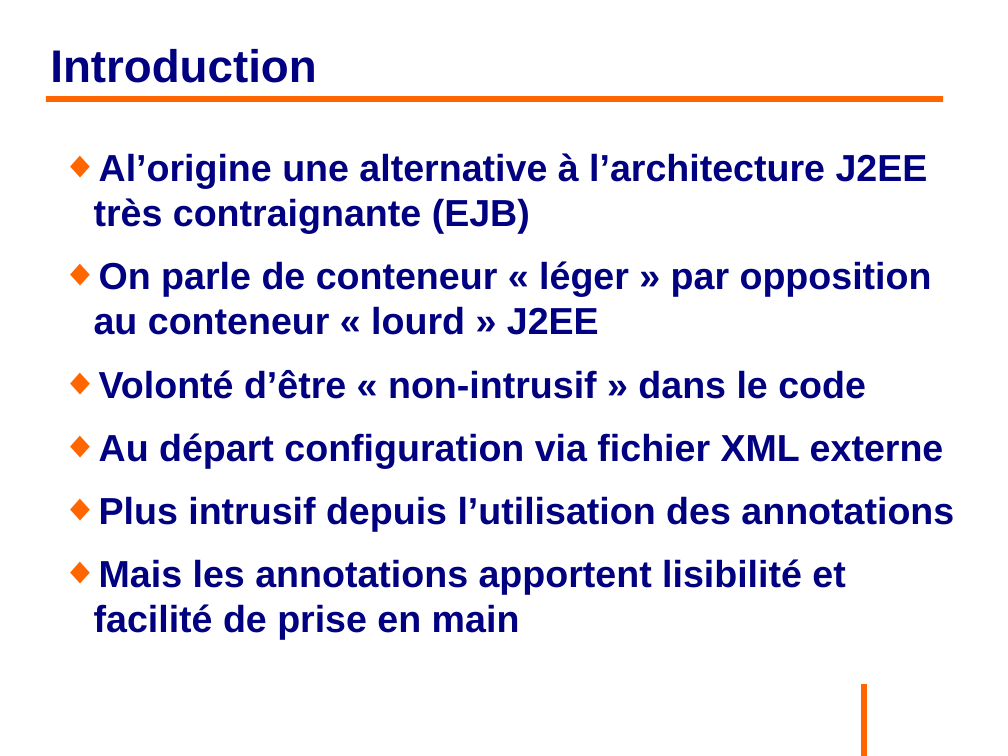
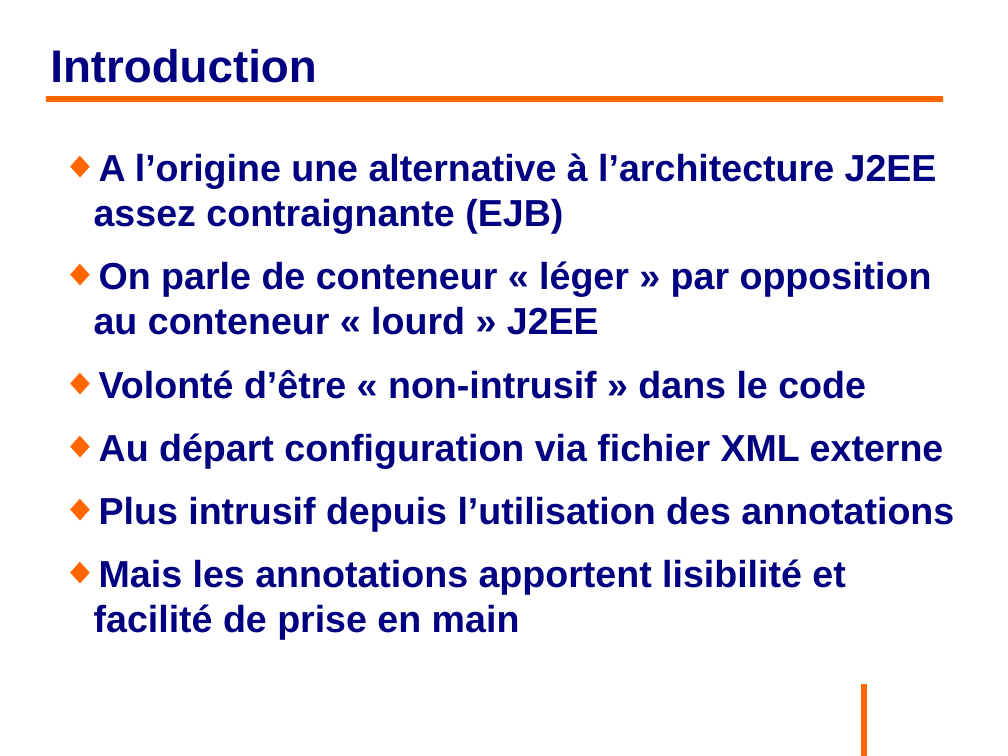
Before and after one commit to philphils/formation-spring, a slide deck: slide 5 of Documentation/diapo_formation_spring.odp. Drawn at 1008x756 pixels with LibreOffice and Linux fonts; fonts in the diff are those of the drawing; background and template pictures are left out. Boxes give left, top, right and bottom in pixels: in the first picture for what was removed or moved away, otherwise in the second. Text is boxed around its words. In the diff, an @@ line names an element or a change of style, - is before the commit and + after.

Commit message:
Relecture intro

```diff
--- a/Documentation/diapo_formation_spring.odp
+++ b/Documentation/diapo_formation_spring.odp
@@ text at (94,153,937,234): text changed @@
-◆ Al’origine une alternative à l’architecture J2EE très contraignante (EJB)
+◆ A l’origine une alternative à l’architecture J2EE assez contraignante (EJB)
```
Also in this commit, not shown: 1 other slide changed.
